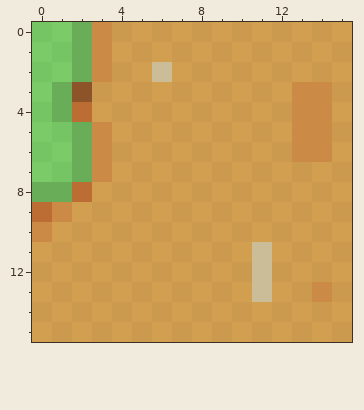
Edited in one commit: pixel-art sprite (images/tiles/top-left-corner.png). That is the earlier state.
The file is 48x48 pixels, drawn in blocks of 3x3; one block is one cell here.
Now the later version:
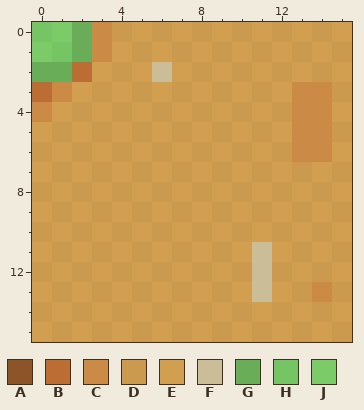
Palette (. is transparent): A #8e5429  B #bb6d33  C #cb8a46  D #cb9a4e  E #d29f51  F #cbbd97  G #69ad59  H #76c564  J #7bcb69
Diff:
@@ x 0..5 @@
  1 JHGCED
- 2 HJGCDE
- 3 JGADED
- 4 HGBEDE
- 5 JHGCED
- 6 HJGCDE
- 7 JHGCED
- 8 GGBEDE
- 9 BCEDED
-10 CEDEDE
+ 2 GGBEDE
+ 3 BCEDED
+ 4 CEDEDE
+ 5 EDEDED
+ 6 DEDEDE
+ 7 EDEDED
+ 8 DEDEDE
+ 9 EDEDED
+10 DEDEDE
 11 EDEDED
Changed places in both pictures, as pixel boxes (x1, y1, x2, y2):
changed: (32, 62, 112, 242)
